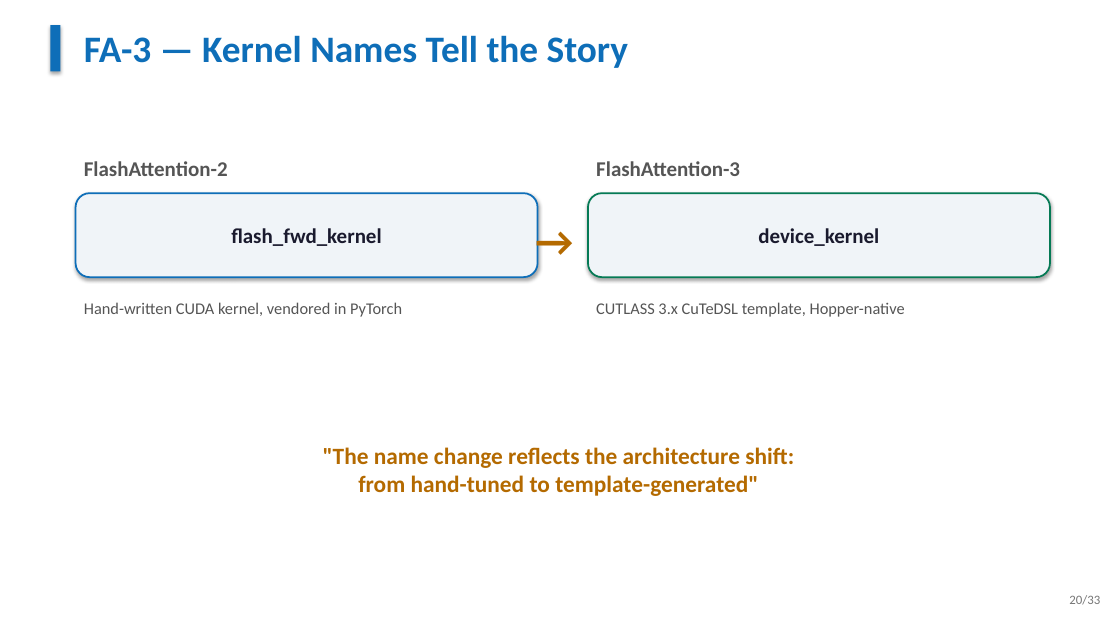
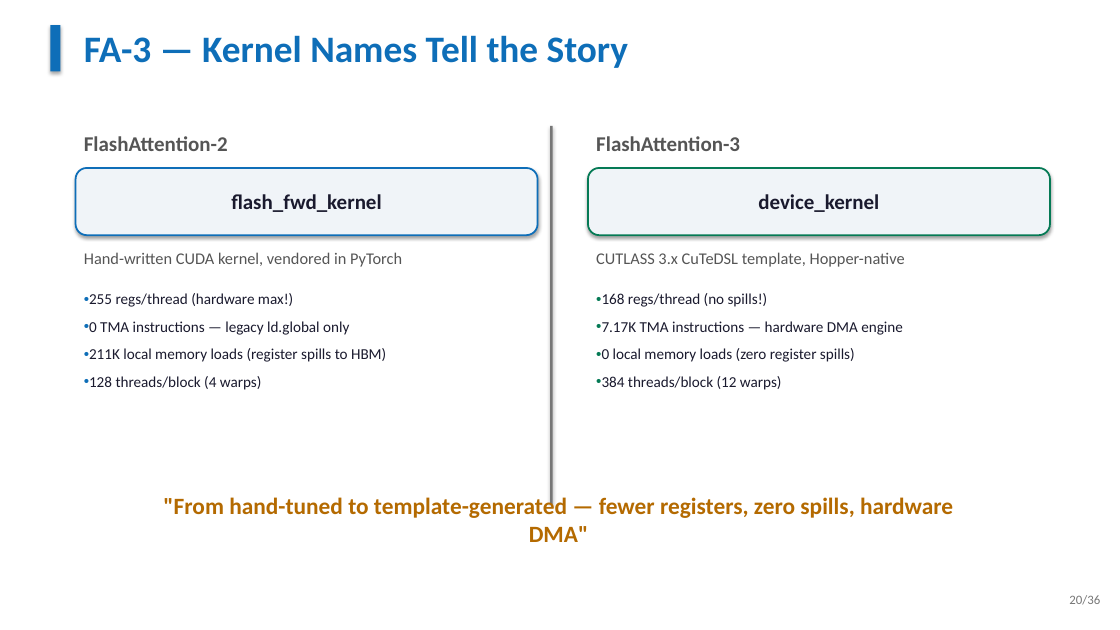
Before and after one commit to XAheli/torch-profiler, a slide deck: slide 20 of slides.pptx. Drawn at 1120x630 pixels with LibreOffice and Linux fonts; fonts in the diff are those of the drawing. Boxes give left, top, right and bottom in pixels: in the first picture for what was removed or moved away, otherwise in the second. Text is boxed around its words. In the diff, an @@ line names an element or a change of style, - is before the commit and + after.

```diff
--- a/slides.pptx
+++ b/slides.pptx
@@ text "FlashAttention-2": place and size @@
-text "FlashAttention-2" at bbox=[84, 161, 228, 176]
+text "FlashAttention-2" at bbox=[84, 136, 228, 151]
@@ rectangle added at bbox=[550, 126, 553, 504], fill #777777 @@
@@ text "FlashAttention-3": place and size @@
-text "FlashAttention-3" at bbox=[596, 161, 740, 176]
+text "FlashAttention-3" at bbox=[596, 136, 740, 151]
@@ rounded rectangle "flash_fwd_kernel": place and size @@
-rounded rectangle "flash_fwd_kernel" at bbox=[76, 193, 538, 277]
+rounded rectangle "flash_fwd_kernel" at bbox=[76, 168, 538, 235]
@@ rounded rectangle "device_kernel": place and size @@
-rounded rectangle "device_kernel" at bbox=[588, 193, 1050, 277]
+rounded rectangle "device_kernel" at bbox=[588, 168, 1050, 235]
@@ text removed at bbox=[504, 210, 605, 269] @@
-→
@@ text "Hand-written CUDA kernel, vendored in ...": place and size @@
-text "Hand-written CUDA kernel, vendored in ..." at bbox=[84, 302, 402, 317]
+text "Hand-written CUDA kernel, vendored in ..." at bbox=[84, 252, 402, 267]
@@ text "CUTLASS 3.x CuTeDSL template, Hopper-native": place and size @@
-text "CUTLASS 3.x CuTeDSL template, Hopper-native" at bbox=[596, 302, 905, 317]
+text "CUTLASS 3.x CuTeDSL template, Hopper-native" at bbox=[596, 252, 905, 267]
@@ text added at bbox=[89, 293, 386, 390], 13 pt, text #1A1A2E @@
+• 255 regs/thread (hardware max!)
+• 0 TMA instructions — legacy ld.global only
+• 211K local memory loads (register spills to HBM)
+• 128 threads/block (4 warps)
@@ text added at bbox=[602, 293, 903, 390], 13 pt, text #1A1A2E @@
+• 168 regs/thread (no spills!)
+• 7.17K TMA instructions — hardware DMA engine
+• 0 local memory loads (zero register spills)
+• 384 threads/block (12 warps)
@@ text at bbox=[163, 494, 953, 542]: text changed @@
-"The name change reflects the architecture shift:
-from hand-tuned to template-generated"
+"From hand-tuned to template-generated — fewer registers, zero spills, hardware DMA"
@@ text at bbox=[1069, 595, 1100, 605]: text changed @@
-20/33
+20/36
```
Also in this commit, not shown: 31 other slides changed, 4 slides added, 1 slide removed, 1 other file.
